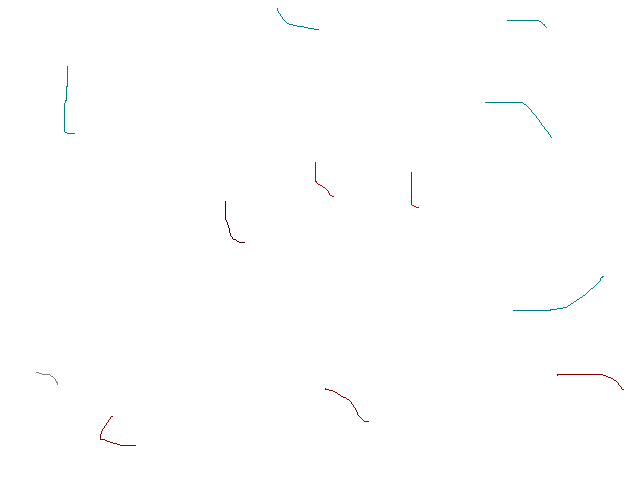
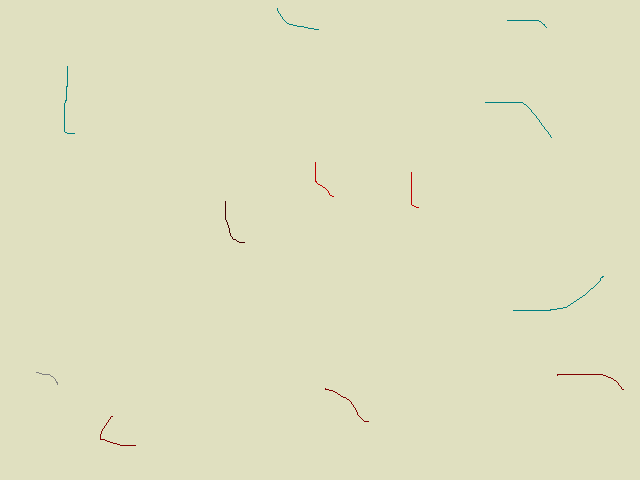
Two versions of the same layered image (640×480). Layer-by-layer changes:
painted on "Background" over <box>0,0,640,480</box>
painted on "3_KitchenLow.png" over <box>0,0,640,480</box>
